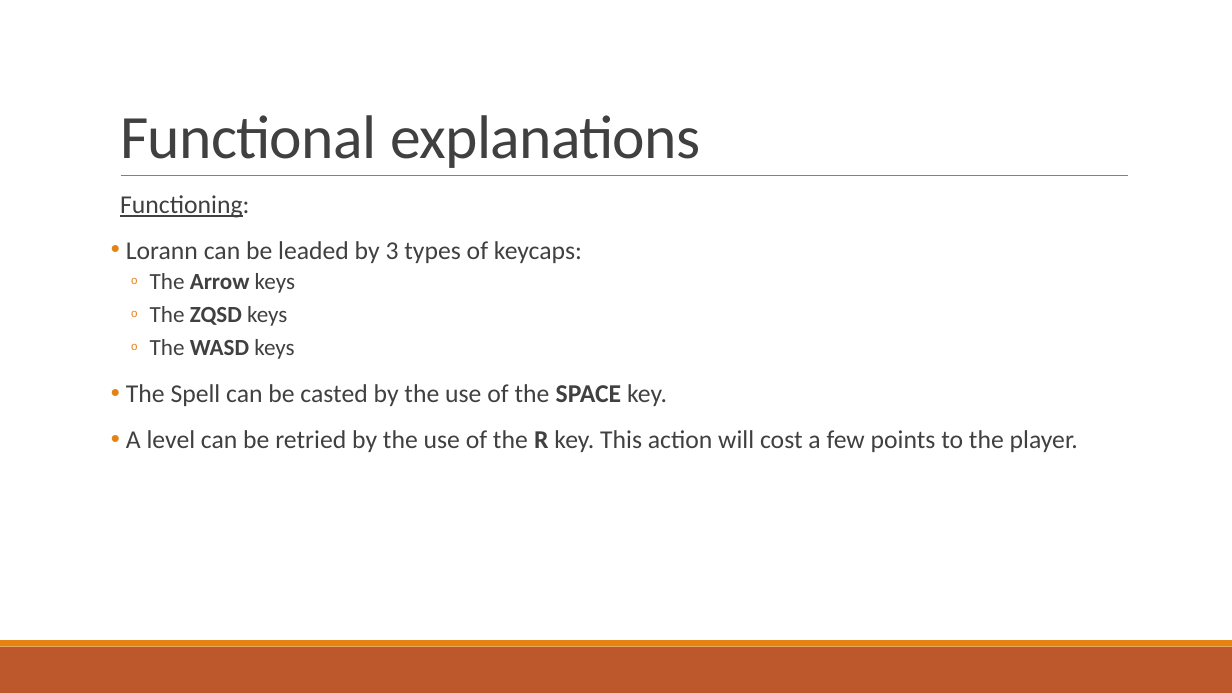
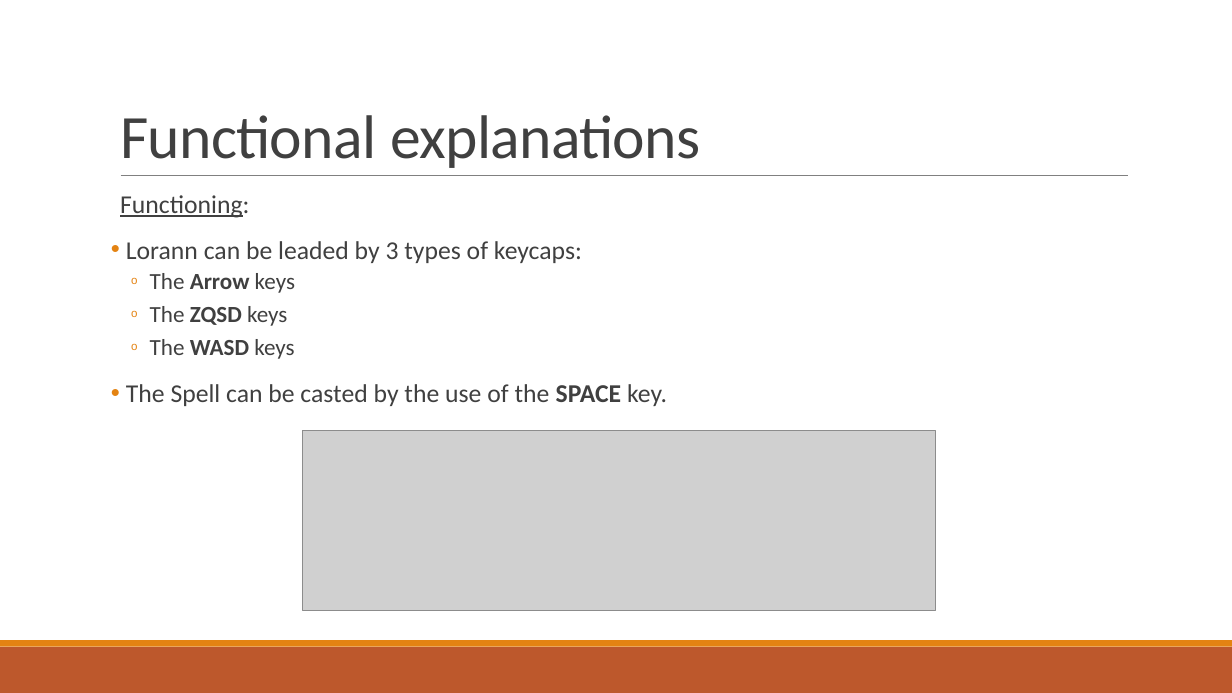
Before and after one commit to Studisys/Lorann-Java-Project----Exia-CESI-A1, a slide deck: slide 11 of Deliverables/Lorann - PowerPoint.pptx (slide 9 before the commit). Drawn at 1232x693 pixels with LibreOffice and Linux fonts; fonts in the diff are those of the drawing; grey boxes stand for pictures. Boxes give left, top, right and bottom in pixels: in the first picture for what was removed or moved away, otherwise in the second. Text is boxed around its words. In the diff, an @@ line names an element or a change of style, - is before the commit and + after.

```diff
--- a/Deliverables/Lorann - PowerPoint.pptx
+++ b/Deliverables/Lorann - PowerPoint.pptx
@@ text at box(126, 430, 1078, 452): paragraph removed @@
-• A level can be retried by the use of the R key. This action will cost a few points to the player.
@@ picture added at box(303, 431, 935, 610) @@
```
Also in this commit, not shown: 4 other slides changed, 4 slides added, 2 slides removed, 1 other file.
